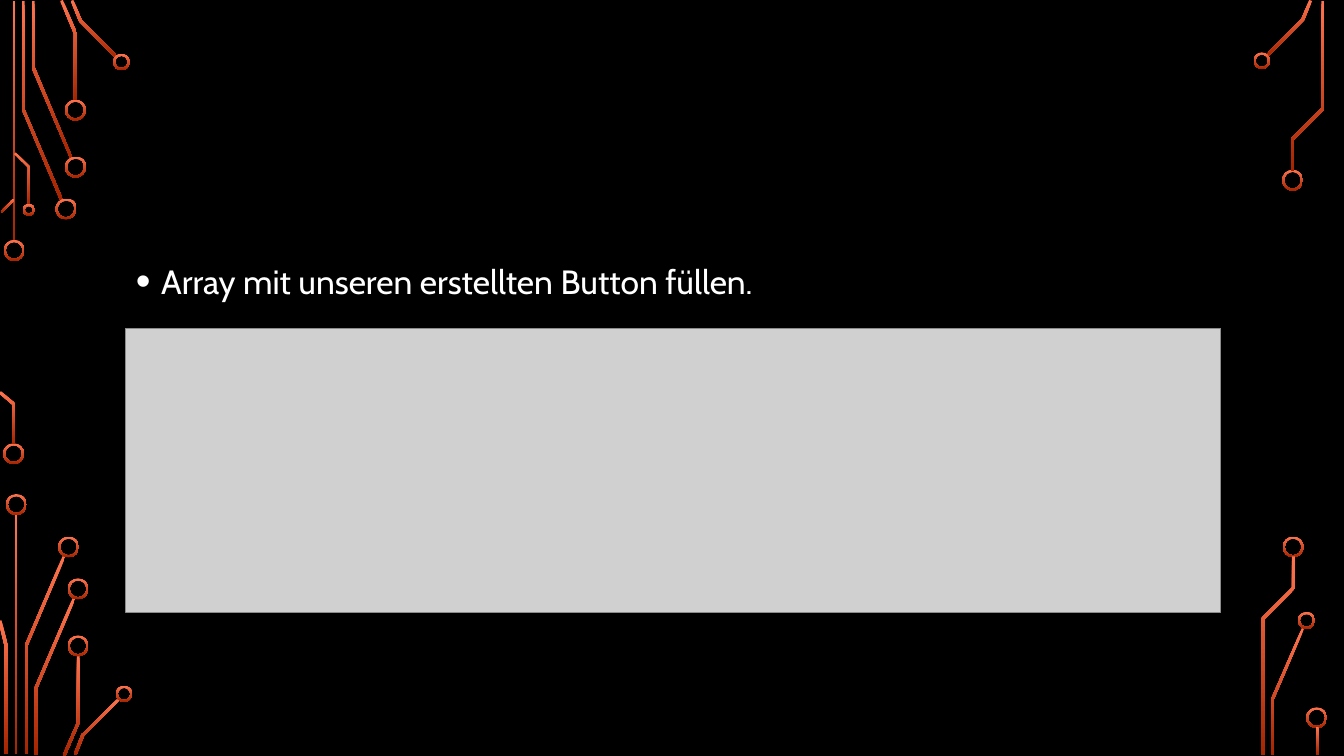
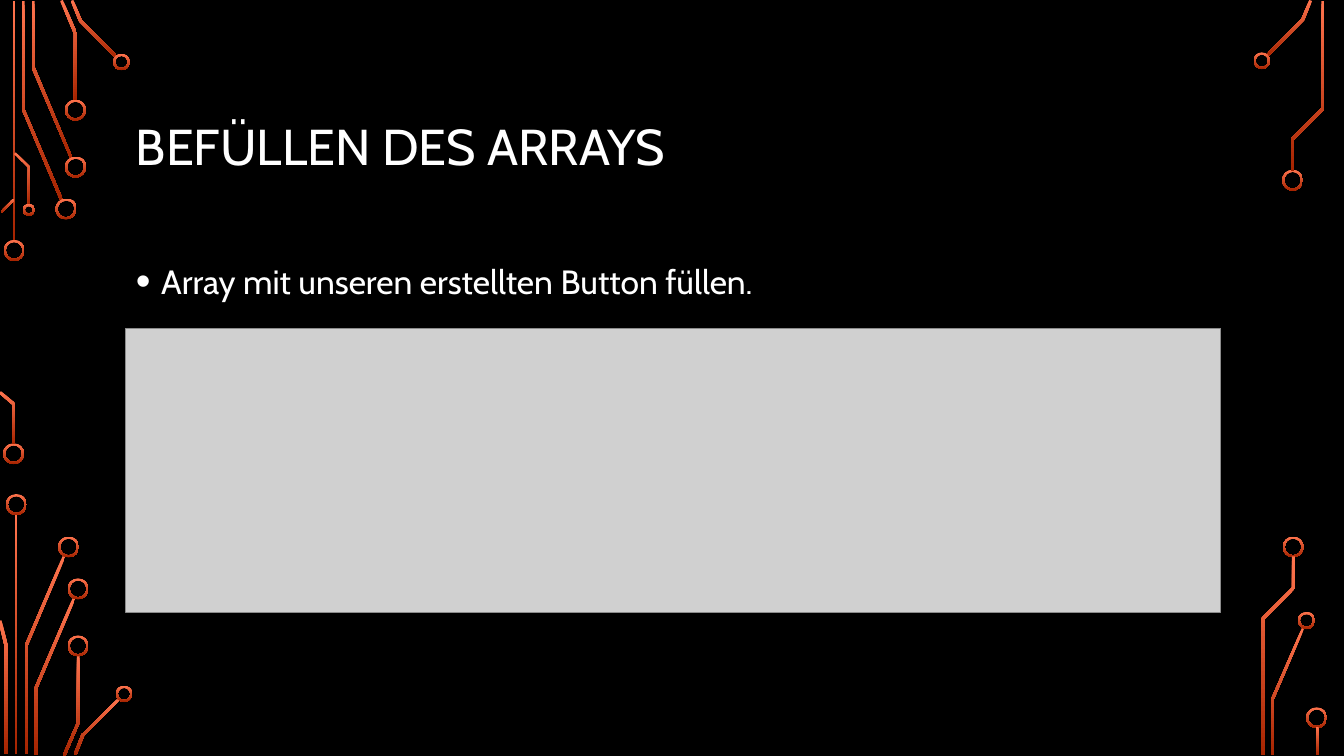
Before and after one commit to Hamschda/Minesweeper-1.0, a slide deck: slide 3 of IT-Kurzprojekt.pptx. Drawn at 1344x756 pixels with LibreOffice and Linux fonts; fonts in the diff are those of the drawing; grey boxes stand for pictures; background and template pictures are left out. Boxes give left, top, right and bottom in pixels: in the first picture for what was removed or moved away, otherwise in the second. Text is boxed around its words. In the diff, an @@ line names an element or a change of style, - is before the commit and + after.

```diff
--- a/IT-Kurzprojekt.pptx
+++ b/IT-Kurzprojekt.pptx
@@ title added at (136,123,665,166), 36 pt, text #FFFFFF @@
+BEFÜLLEN DES ARRAYS
```
Also in this commit, not shown: 3 other slides changed, 13 other files.
